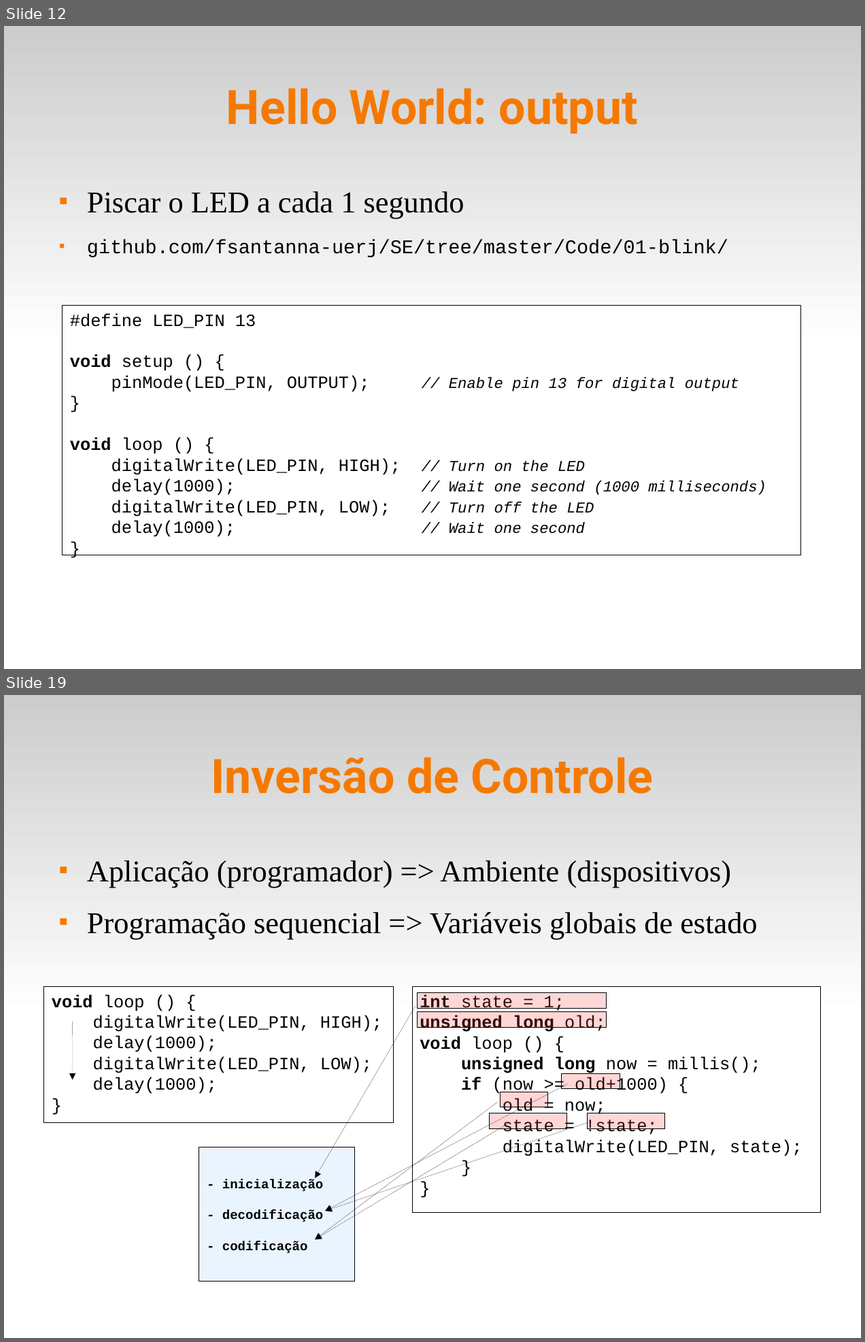
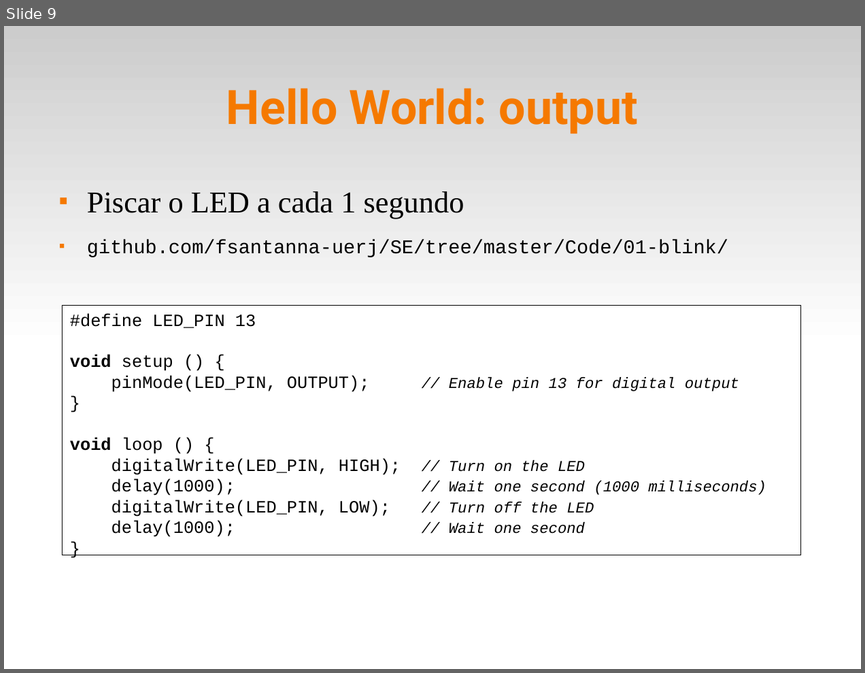
Before and after one commit to fsantanna-uerj/SE, a slide deck: Slides/se-02-gpio.odp. Shown one above the other, each under a label of ours: slides 12 and 19 before the commit, slide 9 after it; the slides between them are not shown. The pictures are 865x1342 and 865x673 pixels, drawn with LibreOffice and Linux fonts; fonts in the diff are those of the drawing. Boxes give left, top, right and bottom in pixels: in the first picture for what was removed or moved away, otherwise in the second. Text is boxed around its words. In the diff, an @@ line names an element or a change of style, - is before the commit and + after.

```diff
--- a/Slides/se-02-gpio.odp
+++ b/Slides/se-02-gpio.odp
@@ slide 19 removed at (4,695,861,1338), background #FFFFFF; not listed: 1 template element that a slide beside it also shows @@
@@ title removed at (211,757,653,794) @@
-Inversão de Controle
@@ text removed at (87,860,757,939) @@
-■ Aplicação (programador) => Ambiente (dispositivos)
-■ Programação sequencial => Variáveis globais de estado
@@ rectangle removed at (43,986,394,1123) @@
-void loop () {
-digitalWrite(LED_PIN, HIGH);
-delay(1000);
-digitalWrite(LED_PIN, LOW);
-delay(1000);
-}
@@ rectangle removed at (412,987,821,1212) @@
-int state = 1;
-unsigned long old;
-void loop () {
-unsigned long now = millis();
-if (now >= old+1000) {
-old = now;
-state = !state;
-digitalWrite(LED_PIN, state);
-}
-}
@@ rectangle removed at (417,993,606,1008) @@
@@ arrow removed from (415, 1006) to (315, 1178) @@
@@ rectangle removed at (417,1012,606,1028) @@
@@ arrow removed from (73, 1021) to (73, 1080) @@
@@ rectangle removed at (562,1073,620,1089) @@
@@ arrow removed from (497, 1102) to (315, 1239) @@
@@ arrow removed from (568, 1084) to (325, 1210) @@
@@ rectangle removed at (500,1091,548,1107) @@
@@ arrow removed from (509, 1123) to (315, 1239) @@
@@ arrow removed from (587, 1123) to (325, 1210) @@
@@ rectangle removed at (489,1113,567,1129) @@
@@ rectangle removed at (587,1113,665,1129) @@
@@ rectangle removed at (199,1147,355,1280) @@
-- inicialização
-- decodificação
-- codificação
@@ what was slide 12 is now slide 9 @@
```
Also in this commit, not shown: 2 slides changed, 2 slides added, 10 other slides removed, 3 other files.
